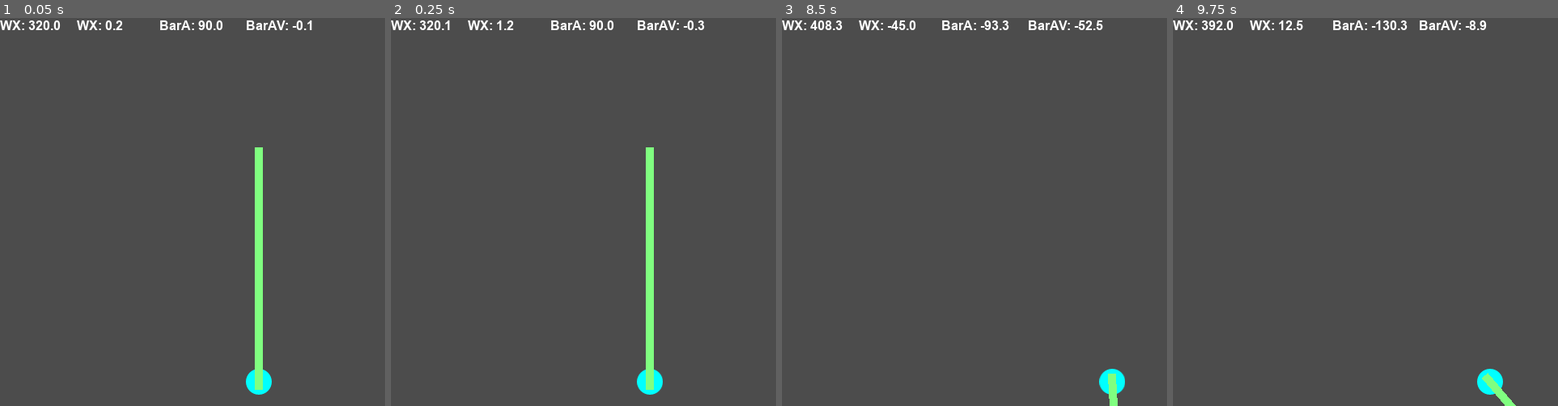
Above: before the commit, frames 1-4 (left to right).
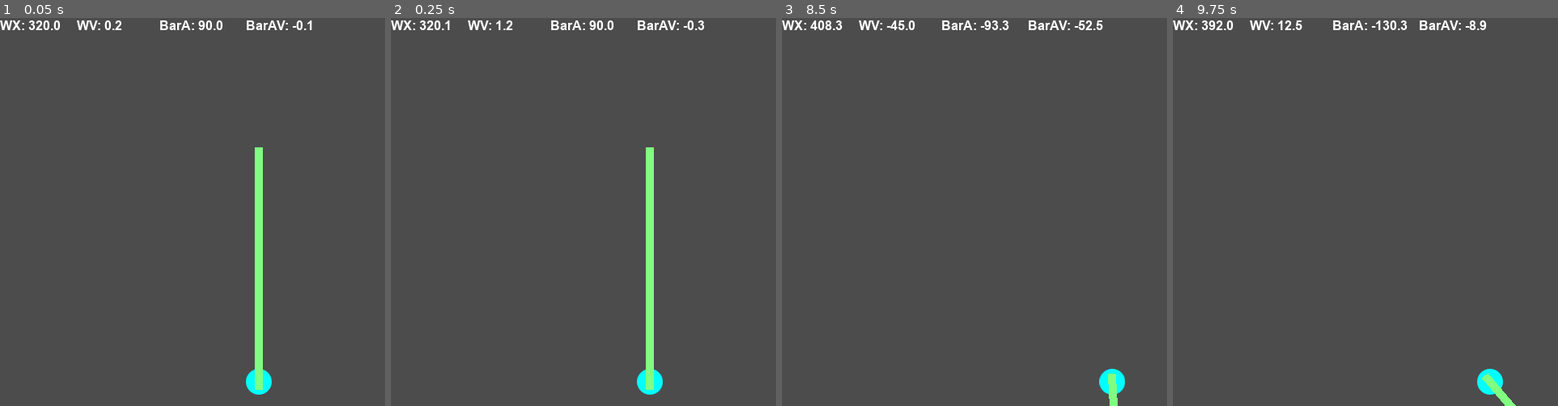
Above: after the commit, the same moments.

Repository: vivisuke/InvPendulum
Game: Godot game, scene res://MainScene.tscn
The game is run twice, just before and just after one commit, with the same random seed, the same clock (stepped at 60 frames per second) and the same inputs. The engine's default icon, where the game draws it, is replaced by a stand-in: a white triangle on a blue panel in a dark square.
Inputs:
- Up to frame 1 (0.05 s): no input
- Up to frame 2 (0.25 s): no input
- Up to frame 3 (8.5 s): no input
- Up to frame 4 (9.75 s): no input

The runs differ from the first frame. In frame 1, 0.1% of the frame differs, in the area x 23-32%, y 0-4%; in frame 2, less than 0.1%; in frame 3, 0.1%, in the area x 23-35%, y 0-4%; in frame 4, 0.1%.

Commit message:
0006 ◎ C 09/13 09/13 0.001│ToDo│log2() 関数定義

Diff:
--- a/InvPendulum/MainScene.gd
+++ b/InvPendulum/MainScene.gd
@@ -10,16 +10,34 @@
 func _ready():
 	rng.randomize()
 	pass # Replace with function body.
-
+func log2(x) -> int:
+	#x = round(x)
+	if round(x) == 0: return 0
+	var positive = true
+	if x < 0:
+		positive = false
+		x = -x
+	var l2 = round(log(x) / log(2.0))
+	#if l2 > 7: l2 = 7
+	if positive:
+		return int(l2)
+	else:
+		return -int(l2)
 func _physics_process(delta):
 	wheelVelocity = ($Wheel.position.x - wheelX) / delta
 	$WheelXLabel.text = "WX: %.1f" % $Wheel.position.x
-	$WheelVLabel.text = "WX: %.1f" % wheelVelocity
+	$WheelVLabel.text = "WV: %.1f" % wheelVelocity
 	wheelX = $Wheel.position.x
 	var ba = ($Bar.rotation * 180 / PI)
 	$BarALavel.text = "BarA: %.1f" % ba
-	$BarAVLavel.text = "BarAV: %.1f" % ((ba - barAngle) / delta)
+	var bav = (ba - barAngle) / delta
+	$BarAVLavel.text = "BarAV: %.1f" % bav
 	barAngle = ba
+	#
+	print("WX: ", clamp(log2(($Wheel.position.x-320)/10), -7, 7))
+	print("WV: ", clamp(log2(wheelVelocity), -7, 7))
+	print("BarA: ", clamp(log2(barAngle - 90), -7, 7))
+	print("BarAV: ", clamp(log2(bav), -7, 7))
 	#
 	if wheelVelocity == 0.0 && round(barAngle) == 90 && angularVelocity == 0.0:
 		if rng.randi_range(0, 1) == 0:
Not shown, changed: InvPendulum.spr
